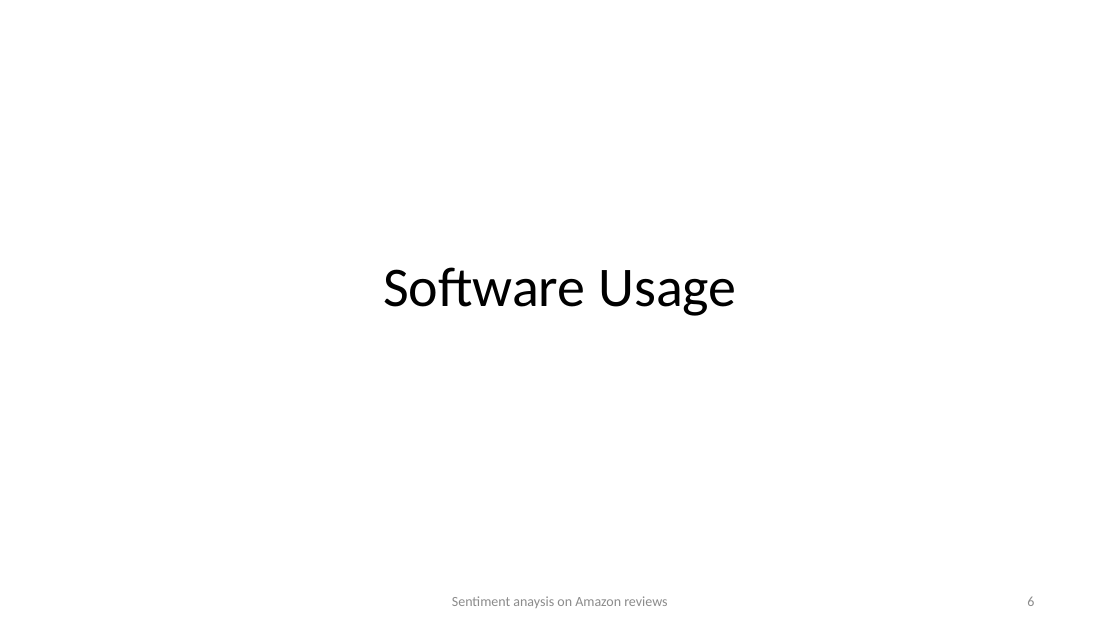
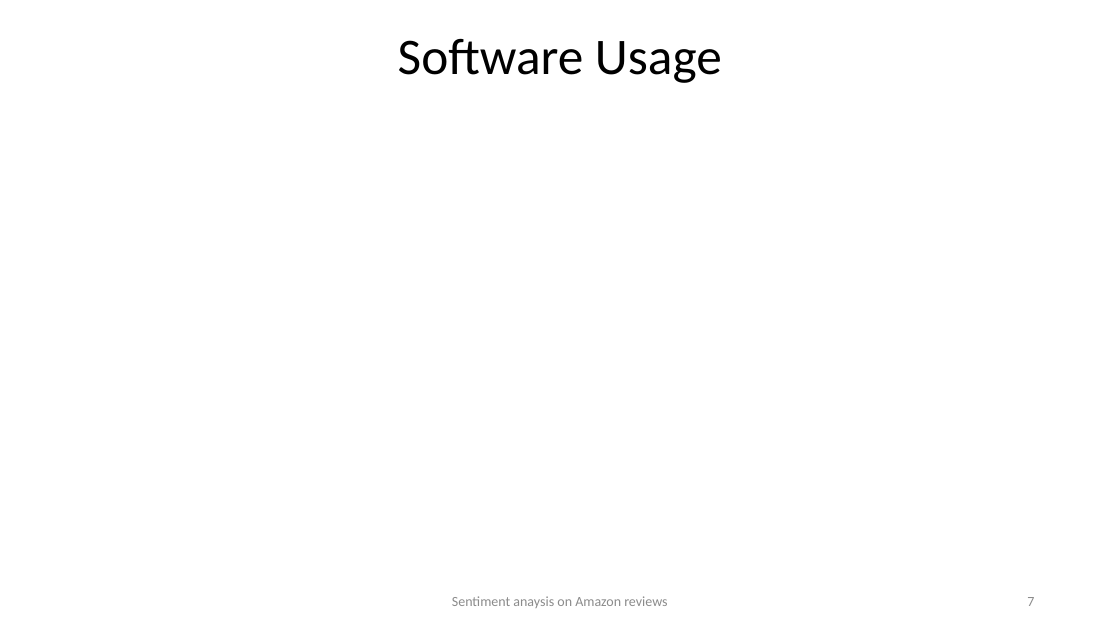
Before and after one commit to ytabatabaee/AmazonSentiment, a slide deck: slide 7 of final_presentation.pptx (slide 6 before the commit). Drawn at 1120x630 pixels with LibreOffice and Linux fonts; fonts in the diff are those of the drawing. Boxes give left, top, right and bottom in pixels: in the first picture for what was removed or moved away, otherwise in the second. Text is boxed around its words. In the diff, an @@ line names an element or a change of style, - is before the commit and + after.

```diff
--- a/final_presentation.pptx
+++ b/final_presentation.pptx
@@ title "Software Usage": place and size @@
-title "Software Usage" at box(383, 267, 736, 316)
+title "Software Usage" at box(398, 38, 722, 83)
@@ title "Software Usage" at box(398, 38, 722, 83): size 48 to 44 pt @@
@@ page number at box(1027, 597, 1034, 606): text changed @@
-6
+7
```
Also in this commit, not shown: 3 other slides changed, 1 slide added, 2 other files.
